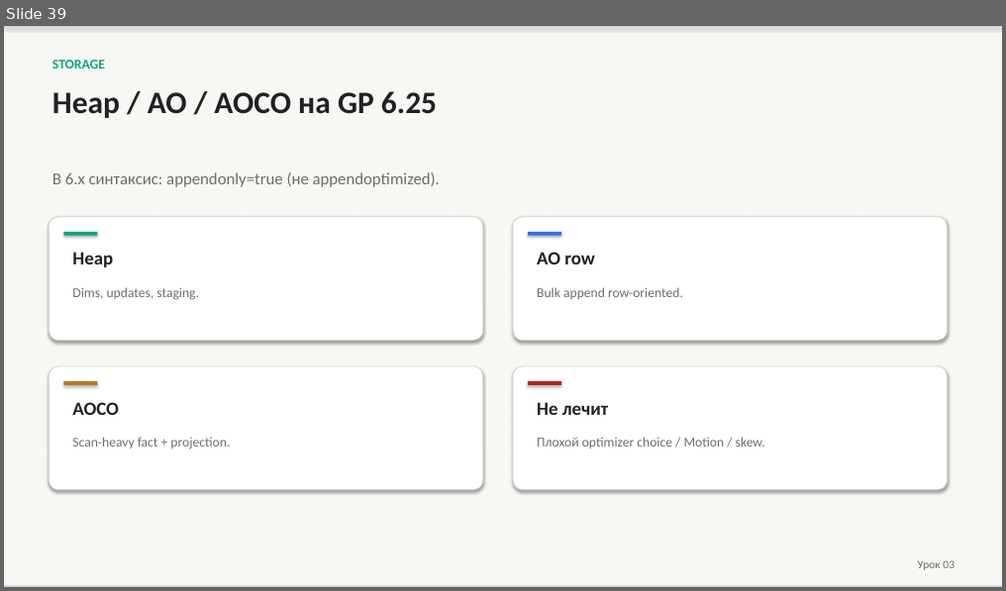
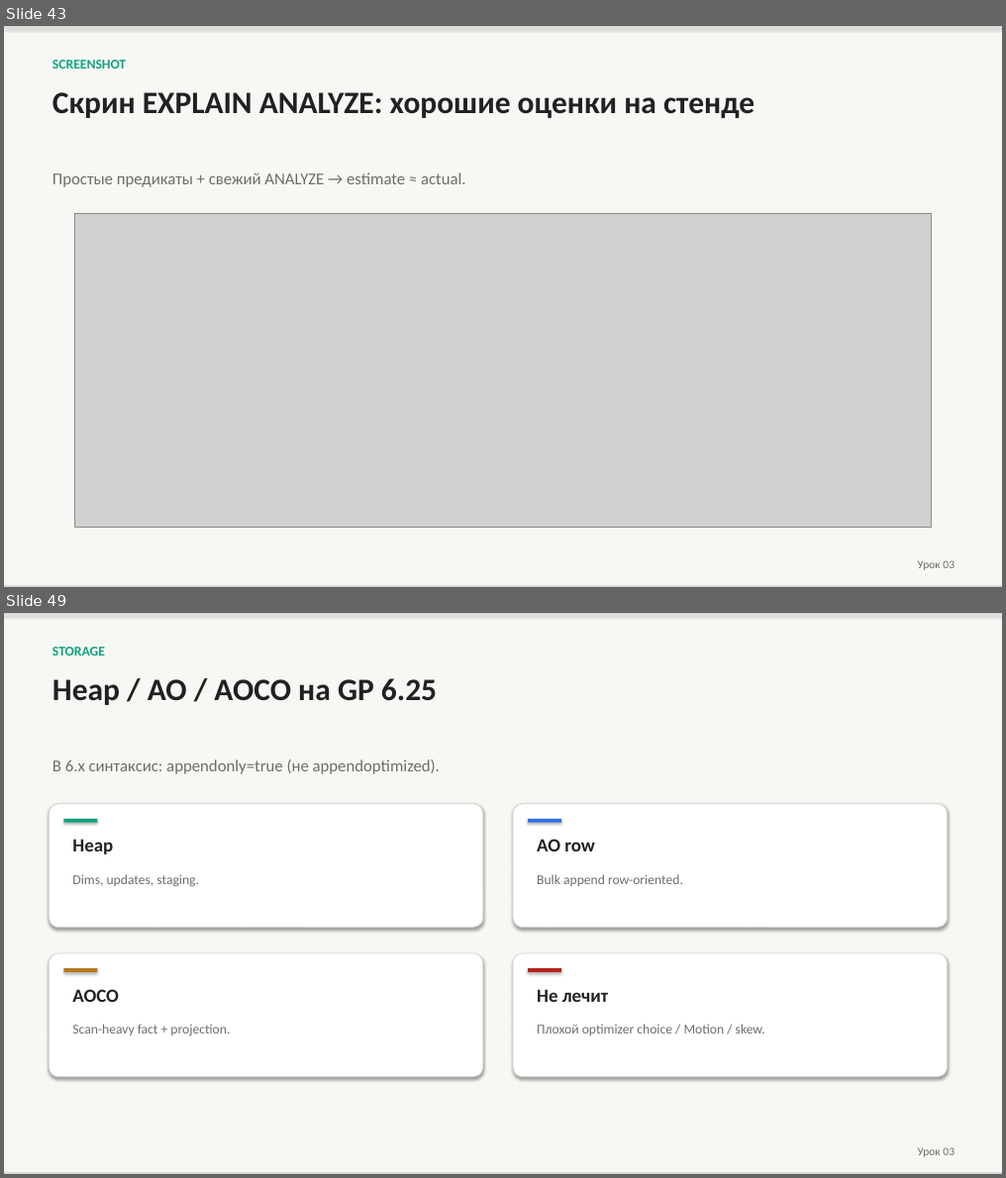
Before and after one commit to PaulKov/de-mentor, a slide deck: artifacts/greenplum-query-tuning-theory.pptx. Shown one above the other, each under a label of ours: slide 39 before the commit, slides 43 and 49 after it; the slides between them are not shown. The pictures are 1006x591 and 1006x1178 pixels, drawn with LibreOffice and Linux fonts; fonts in the diff are those of the drawing; grey boxes stand for pictures. Boxes give left, top, right and bottom in pixels: in the first picture for what was removed or moved away, otherwise in the second. Text is boxed around its words. In the diff, an @@ line names an element or a change of style, - is before the commit and + after.

```diff
--- a/artifacts/greenplum-query-tuning-theory.pptx
+++ b/artifacts/greenplum-query-tuning-theory.pptx
@@ slide 43 added at [4,26,1002,587], background #FFFFFF @@
@@ rectangle added at [4,26,1002,587], fill #F7F7F4 @@
@@ rectangle added at [4,26,1002,28], fill #D8D7D0 @@
@@ text added at [53,60,126,69], 13 pt, text #10A37F, bold @@
+SCREENSHOT
@@ text added at [53,92,754,118], 30 pt, text #202123, bold @@
+Скрин EXPLAIN ANALYZE: хорошие оценки на стенде
@@ text added at [53,173,466,187], 16 pt, text #6E6E68 @@
+Простые предикаты + свежий ANALYZE → estimate ≈ actual.
@@ picture added at [75,213,932,528] @@
@@ rectangle added at [4,586,1002,587], fill #D8D7D0 @@
@@ text added at [918,561,954,570], 11 pt, text #6E6E68 @@
+Урок 03
@@ what was slide 39 is now slide 49 @@
```
Also in this commit, not shown: 4 slides changed, 11 other slides added, 2 slides removed, 38 other files.
